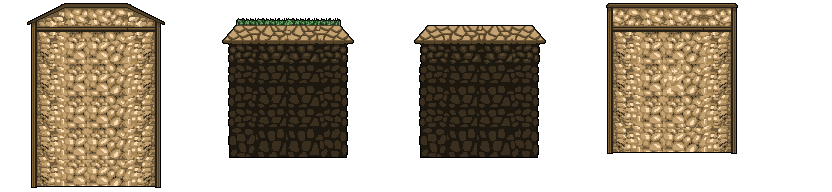
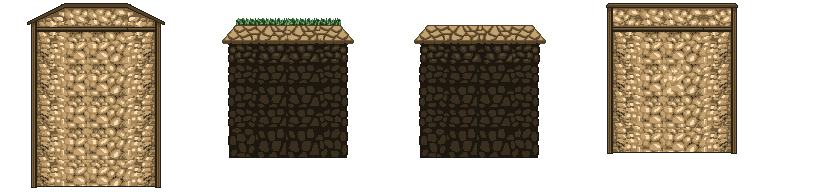
Layers edited between the first and the second (832, 192) image:
pixels changed over bbox(27, 3, 738, 188) (layer not identified)
